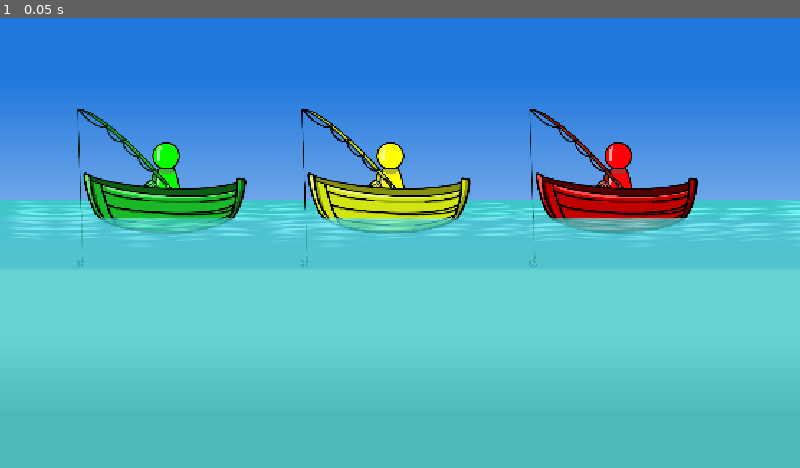
Above: before the commit, frame 1.
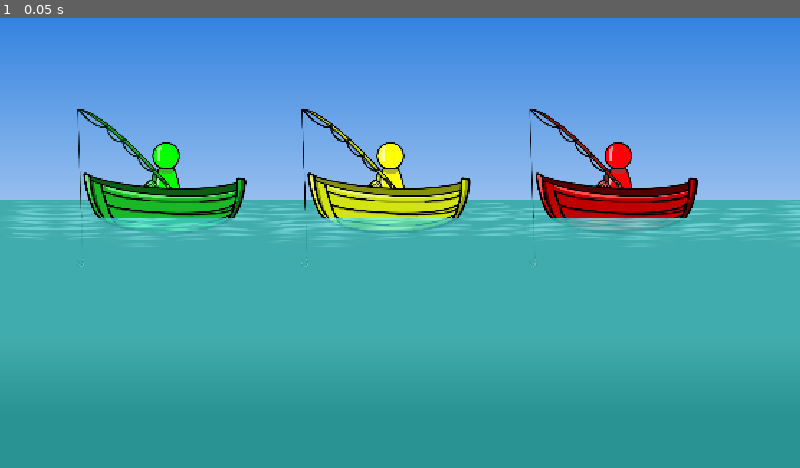
Above: after the commit, the same moment.

Repository: LitheFulminare/avancar-para-reciclar-XP5
Game: Godot game, scene res://Prototyping/Boat minigame.tscn
Two runs of this game, one before a commit and one after it. Both use one fixed random seed, a clock stepped at 60 frames per second and the inputs below. This scene is started directly instead of the project's main scene.
Inputs:
- Up to frame 1 (0.05 s): no input

The runs differ from the first frame. In frame 1, 92% of the frame differs, in the area x 0-100%, y 1-100%.

Commit message:
fixed transparent sprite artifacts

Diff:
--- a/avancar para reciclar/Prototyping/Boat minigame.tscn
+++ b/avancar para reciclar/Prototyping/Boat minigame.tscn
@@ -19,22 +19,26 @@
 
 [node name="Sky" type="Sprite2D" parent="Scenario"]
 z_index = -1
-position = Vector2(576, 324)
+texture_filter = 1
 scale = Vector2(0.6, 0.6)
 texture = ExtResource("1_8x0kp")
+centered = false
 
 [node name="Water (back layer)" type="Sprite2D" parent="Scenario"]
+modulate = Color(1, 1, 1, 0.784314)
 z_index = -1
-position = Vector2(576, 324)
+texture_filter = 1
 scale = Vector2(0.6, 0.6)
 texture = ExtResource("3_d5u5j")
+centered = false
 
 [node name="Water (front layer)" type="Sprite2D" parent="Scenario"]
 modulate = Color(1, 1, 1, 0.784314)
 z_index = 1
-position = Vector2(576, 324)
+texture_filter = 1
 scale = Vector2(0.6, 0.6)
 texture = ExtResource("2_mpqio")
+centered = false
 
 [node name="Boats" type="Node" parent="."]
 
Binary file changed: avancar para reciclar/Prototyping/céu.png
